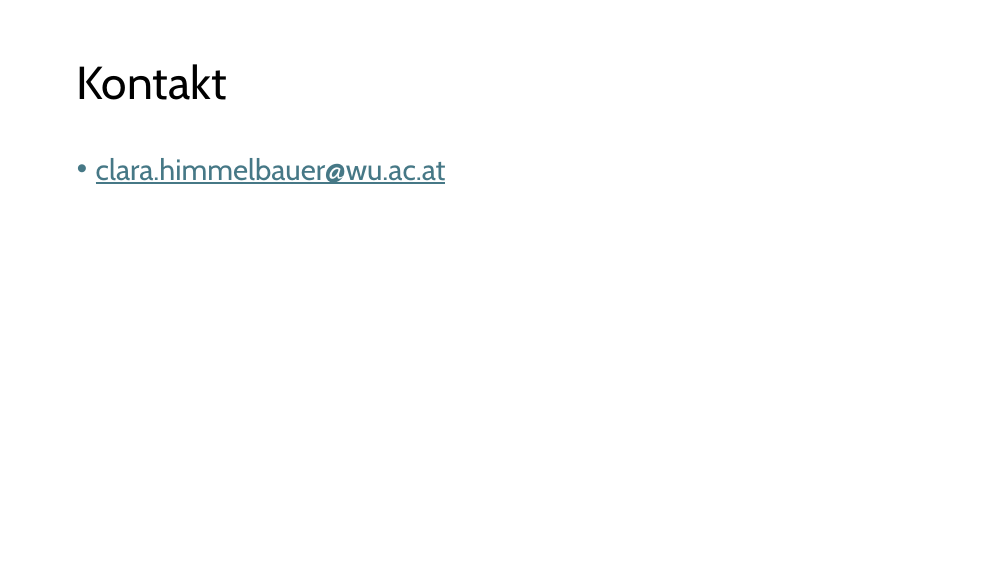
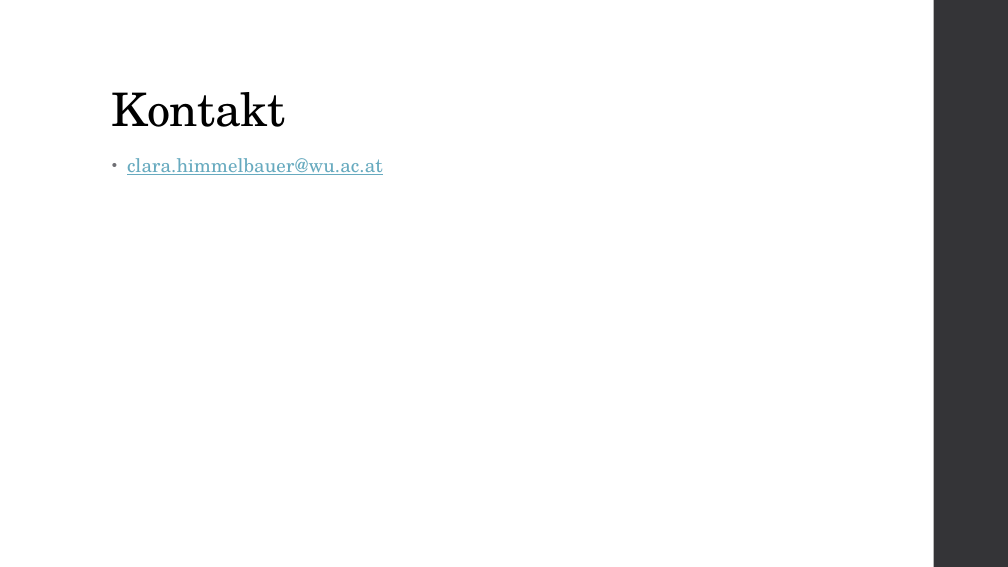
Before and after one commit to ClaraHimmelbauer/hirschwang-hochrechnung, a slide deck: slide 11 of report/presentation.pptx (slide 9 before the commit). Drawn at 1008x567 pixels with LibreOffice and Linux fonts; fonts in the diff are those of the drawing. Boxes give left, top, right and bottom in pixels: in the first picture for what was removed or moved away, otherwise in the second. Text is boxed around its words. In the diff, an @@ line names an element or a change of style, - is before the commit and + after.

```diff
--- a/report/presentation.pptx
+++ b/report/presentation.pptx
@@ rectangle added at (934,0,1008,567), fill #353537 @@
@@ title "Kontakt": place and size @@
-title "Kontakt" at (77,64,227,100)
+title "Kontakt" at (112,92,285,127)
@@ title "Kontakt" at (112,92,285,127): font Cabin to TeX Gyre Schola, letter spacing 0 to -0.5 pt; vertical alignment middle to bottom @@
@@ text "clara.himmelbauer@wu.ac.at": place and size @@
-text "clara.himmelbauer@wu.ac.at" at (96,158,446,184)
+text "clara.himmelbauer@wu.ac.at" at (127,158,383,175)
@@ text "clara.himmelbauer@wu.ac.at" at (127,158,383,175): size 28 to 18 pt, font Cabin to TeX Gyre Schola, text colour #467886 to #67AABF, letter spacing 0 to 0.1 pt; indent changed; line spacing 0.9 to 0.95; more space between paragraphs @@
```
Also in this commit, not shown: 8 other slides changed, 2 slides added, 1 other file.
